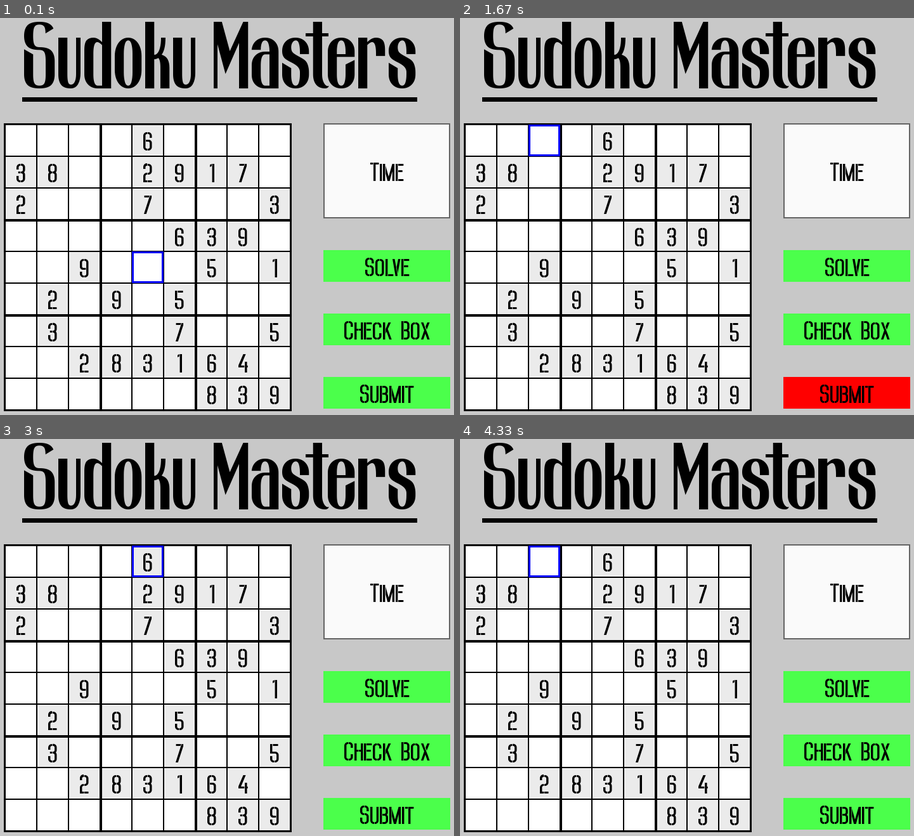
Above: before the commit, frames 1-4 (two rows, left to right).
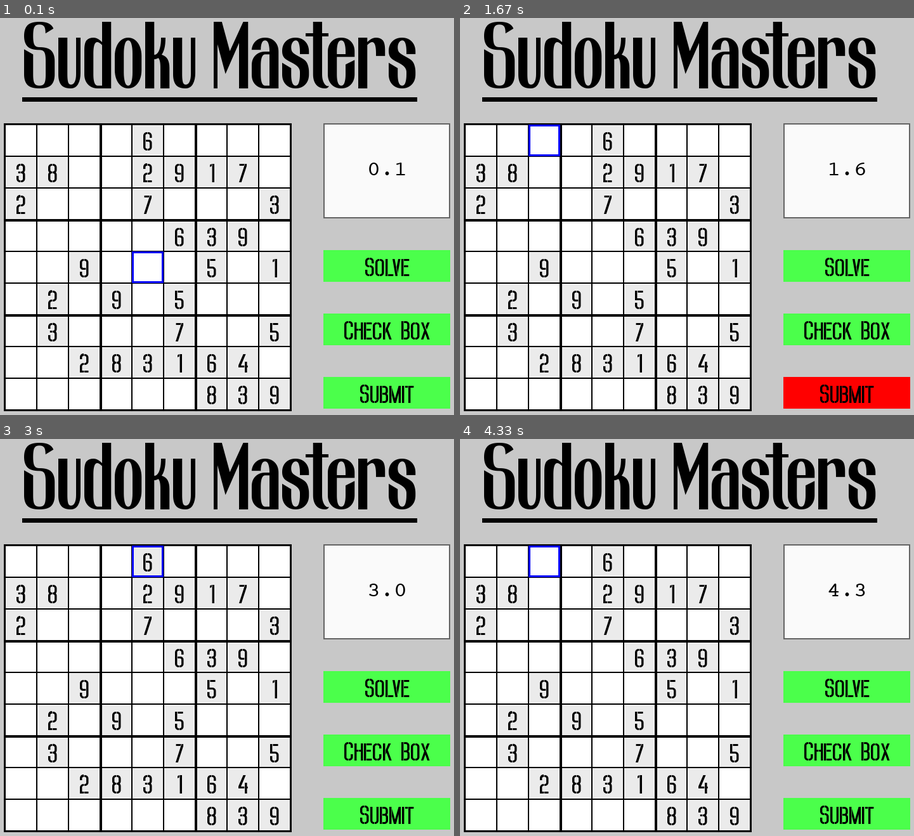
Above: after the commit, the same moments.

Repository: aditya-sahai/Sudoku-Game
Game: pygame game, started from GameWindow.py
The game is run twice, just before and just after one commit, with the same random seed, the same clock (stepped at 60 frames per second) and the same inputs.
Inputs (mouse positions are in pixels of both pictures, inside the frame that each line leads up to):
- Up to frame 1 (0.1 s): no input
- Up to frame 2 (1.67 s): tap Enter at 0.33 s; click (687, 248) at 0.72 s; click (528, 152) at 1.05 s; click (873, 379) at 1.38 s
- Up to frame 3 (3 s): click (236, 494) at 1.72 s; click (204, 756) at 2.05 s; click (208, 566) at 2.38 s; click (154, 550) at 2.72 s
- Up to frame 4 (4.33 s): click (864, 760) at 3.05 s; click (841, 633) at 3.38 s; click (528, 585) at 3.72 s; click (537, 558) at 4.05 s

The runs differ from the first frame. In frame 1, 0.2% of the frame differs, in the area x 81-90%, y 36-42%; in frame 2, 0.2%; in frame 3, 0.2%; in frame 4, 0.2%.

Commit message:
Displaying Time

Diff:
--- a/GameWindow.py
+++ b/GameWindow.py
@@ -28,6 +28,9 @@
         self.is_solved = False
         self.initial_time_check_num = 0
         self.elapsed_time_check_box = 0
+
+        self.sudoku_start_time = time.time()
+        self.elapsed_time = round(time.time() - self.sudoku_start_time, 2)
 
     def get_grid_dict(self):
         """Gets a 2d list containing dicts instead of just numbers."""
@@ -107,8 +110,10 @@
         """Draws the time button, solve button and check box button."""
 
         pygame.draw.rect(self.settings.win, color, rect)
+        font = self.settings.BUTTON_FONT
 
         if rect == self.settings.TIME_BOX_RECT:
+            font = self.settings.TIME_FONT
             pygame.draw.rect(
                 self.settings.win,
                 (250, 250, 250),
@@ -119,7 +124,7 @@
             str(text).strip(),
             rect,
             (0, 0, 0),
-            self.settings.BUTTON_FONT
+            font
         )
         self.settings.win.blit(box_text["text"], box_text["rect"])
 
@@ -144,6 +149,8 @@
         """Draws the game window."""
 
         self.settings.win.fill(self.settings.BACKGROUND_COLOR)
+        self.elapsed_time = str(round(time.time() - self.sudoku_start_time, 1))
+        self.elapsed_time = f"{self.elapsed_time}{'0' * (1 - len(self.elapsed_time.split('.')[1]))}"
 
         self.draw_sudoku()
         self.settings.win.blit(self.sudoku_surface, (self.settings.SUDOKU_X, self.settings.SUDOKU_Y))
@@ -156,7 +163,7 @@
         )
         self.settings.win.blit(text["text"], text["rect"])
 
-        self.draw_utility_box(self.settings.TIME_BOX_RECT, self.settings.TIME_BOX_COLOR, "Time")
+        self.draw_utility_box(self.settings.TIME_BOX_RECT, self.settings.TIME_BOX_COLOR, str(self.elapsed_time))
         self.draw_utility_box(self.settings.SOLVE_BOX_RECT, self.settings.SOLVE_BOX_COLOR, "Solve")
         self.draw_utility_box(self.settings.CHECK_BOX_RECT, self.settings.CHECK_BOX_COLOR, "Check Box")
         self.draw_utility_box(self.settings.SUBMIT_BOX_RECT, self.settings.SUBMIT_BOX_COLOR, "Submit")
--- a/PygameConfig.py
+++ b/PygameConfig.py
@@ -88,6 +88,7 @@
         self.SUBMIT_BOX_COLOR = (75, 255, 75)
 
         self.BUTTON_FONT = pygame.font.Font("Fonts/Howkins.ttf", 50)
+        self.TIME_FONT = pygame.font.Font("Fonts/CourierPrime.ttf", 35)
 
         self.CHANGABLE_BOX_BG_COLOR = (255, 255, 255)
         self.UNCHANGABLE_BOX_BG_COLOR = (235, 235, 235)
Binary file added: Fonts/CourierPrime.ttf
